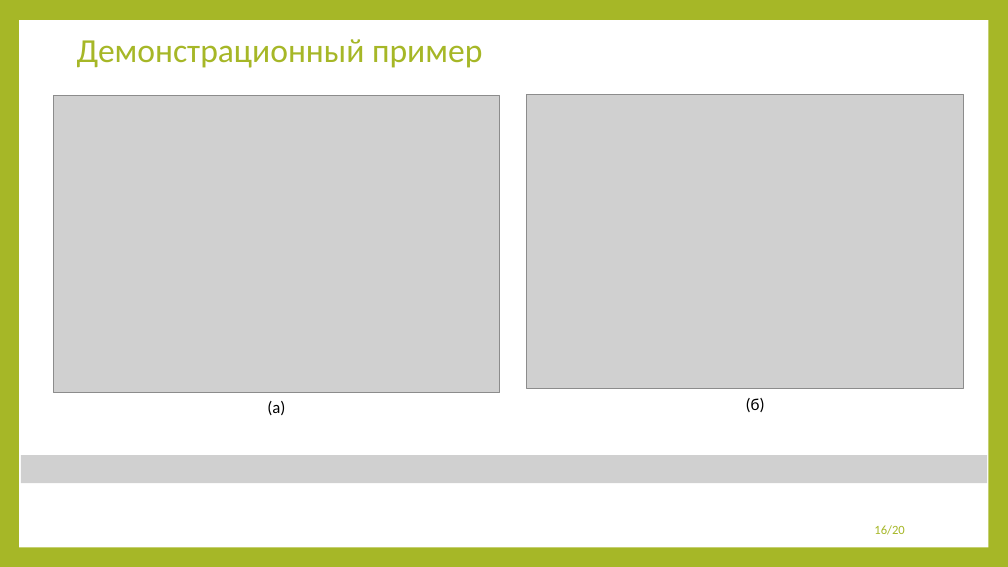
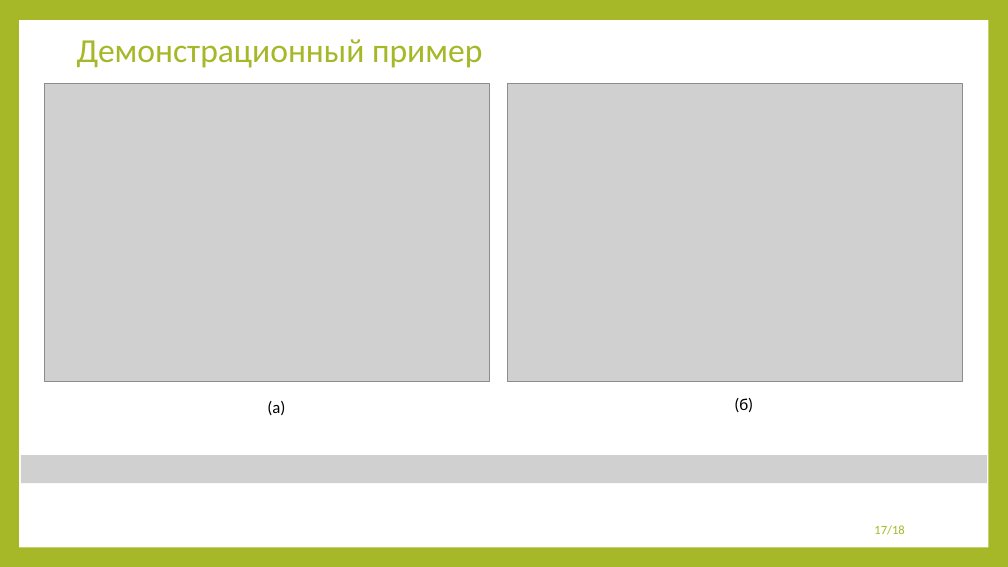
Before and after one commit to 13Fire13nyu/MasterDegree, a slide deck: slide 17 of presentation/presentation.pptx (slide 16 before the commit). Drawn at 1008x567 pixels with LibreOffice and Linux fonts; fonts in the diff are those of the drawing; grey boxes stand for pictures. Boxes give left, top, right and bottom in pixels: in the first picture for what was removed or moved away, otherwise in the second. Text is boxed around its words. In the diff, an @@ line names an element or a change of style, - is before the commit and + after.

```diff
--- a/presentation/presentation.pptx
+++ b/presentation/presentation.pptx
@@ picture moved from (x1=53, y1=95, x2=500, y2=393) to (x1=45, y1=84, x2=489, y2=382) @@
@@ picture resized from (x1=526, y1=95, x2=964, y2=389) to (x1=507, y1=84, x2=963, y2=382) @@
@@ text "(б)" moved from (x1=746, y1=398, x2=765, y2=412) to (x1=734, y1=398, x2=753, y2=412) @@
@@ page number at (x1=874, y1=525, x2=904, y2=535): text changed @@
-16/20
+17/18
```
Also in this commit, not shown: 12 other slides changed, 1 slide added, 1 slide removed, 4 other files.
